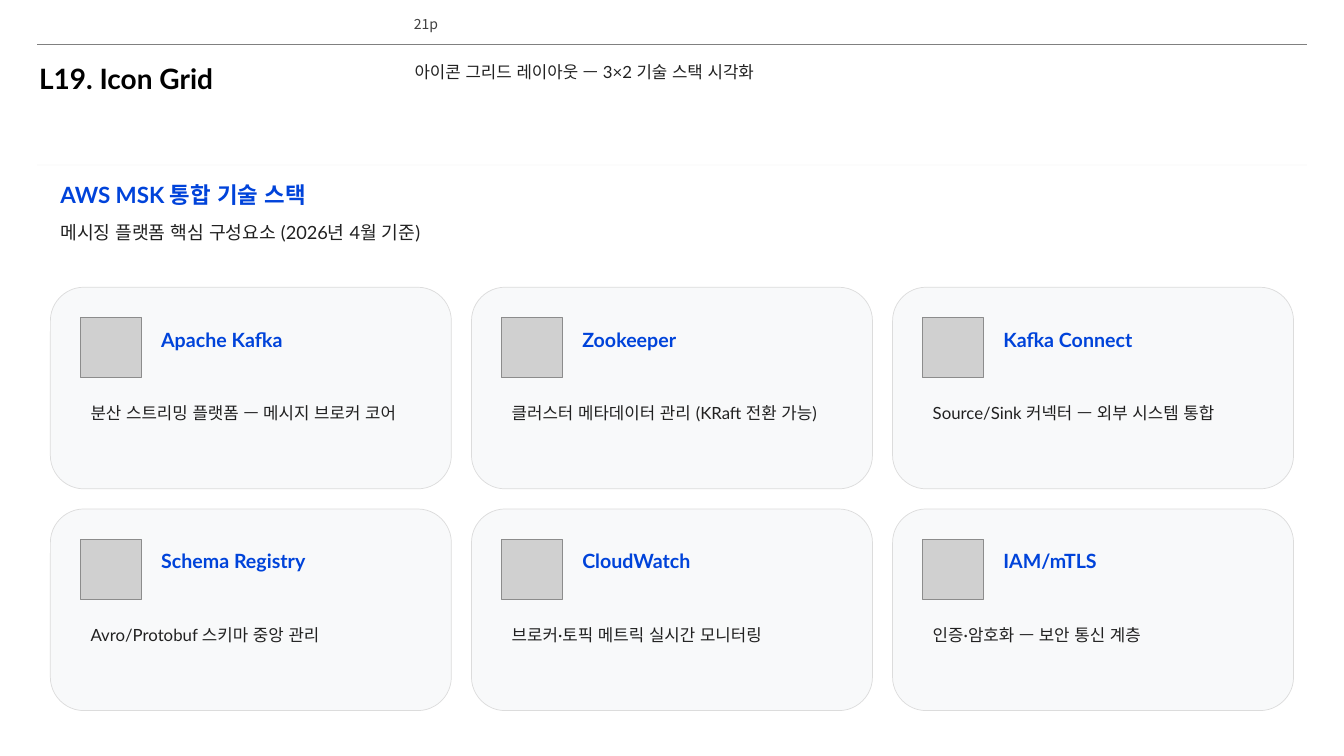
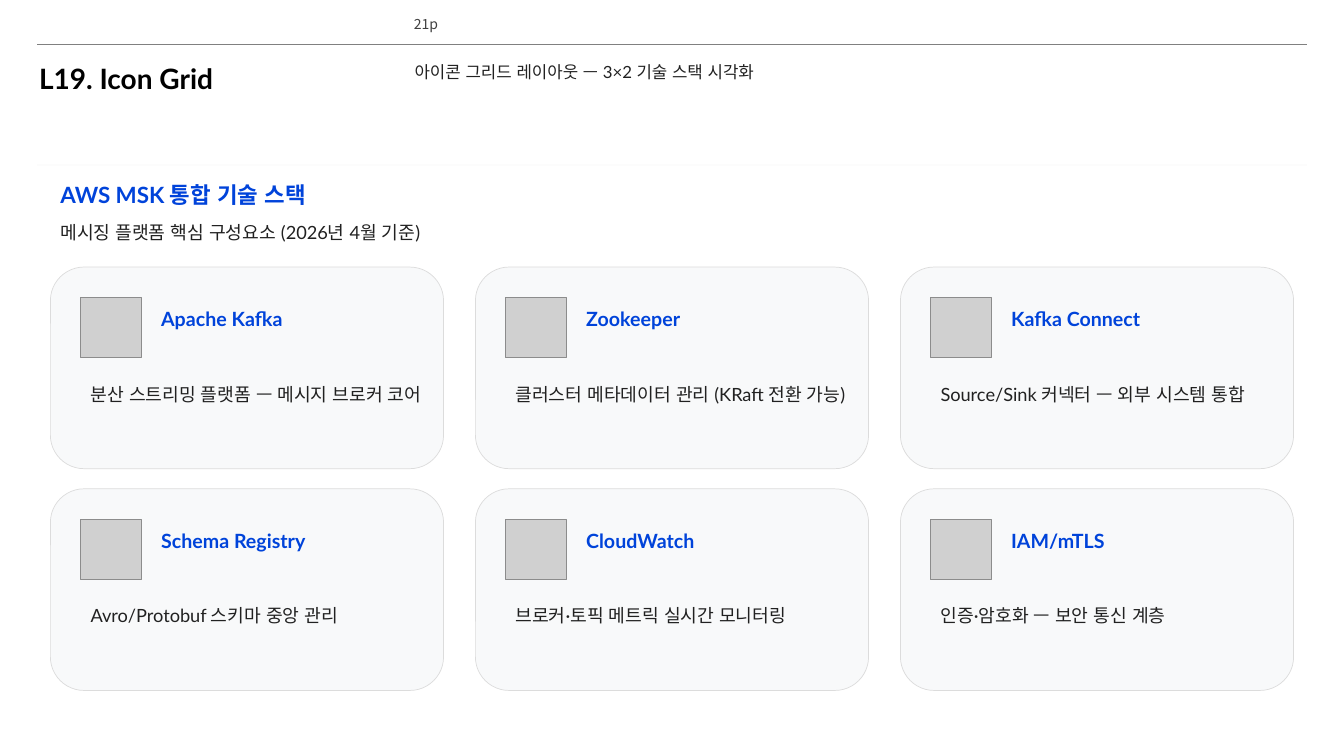
Before and after one commit to lhs6395-hslee/project-steer, a slide deck: slide 21 of results/pptx/AWS_MSK_Expert_Intro.pptx. Drawn at 1344x756 pixels with LibreOffice and Linux fonts; fonts in the diff are those of the drawing; grey boxes stand for pictures; background and template pictures are left out. Boxes give left, top, right and bottom in pixels: in the first picture for what was removed or moved away, otherwise in the second. Text is boxed around its words. In the diff, an @@ line names an element or a change of style, - is before the commit and + after.

```diff
--- a/results/pptx/AWS_MSK_Expert_Intro.pptx
+++ b/results/pptx/AWS_MSK_Expert_Intro.pptx
@@ rounded rectangle: place and size @@
-rounded rectangle at bbox=[50, 287, 452, 489]
+rounded rectangle at bbox=[50, 267, 444, 469]
@@ rounded rectangle: place and size @@
-rounded rectangle at bbox=[472, 287, 873, 489]
+rounded rectangle at bbox=[476, 267, 869, 469]
@@ rounded rectangle: place and size @@
-rounded rectangle at bbox=[893, 287, 1295, 489]
+rounded rectangle at bbox=[900, 267, 1294, 469]
@@ rounded rectangle: place and size @@
-rounded rectangle at bbox=[50, 509, 452, 711]
+rounded rectangle at bbox=[50, 489, 444, 691]
@@ rounded rectangle: place and size @@
-rounded rectangle at bbox=[472, 509, 873, 711]
+rounded rectangle at bbox=[476, 489, 869, 691]
@@ rounded rectangle: place and size @@
-rounded rectangle at bbox=[893, 509, 1295, 711]
+rounded rectangle at bbox=[900, 489, 1294, 691]
@@ 4 texts, 2 pictures: place and size @@
-4 texts, 2 pictures at bbox=[81, 318, 396, 643]
+4 texts, 2 pictures at bbox=[81, 297, 421, 624]
@@ 8 texts, 4 pictures: place and size @@
-8 texts, 4 pictures at bbox=[502, 318, 1214, 643]
+8 texts, 4 pictures at bbox=[506, 297, 1245, 624]
@@ size 12 to 13 pt in 6 elements at bbox=[91, 386, 421, 403], bbox=[91, 607, 338, 624], bbox=[516, 386, 845, 404], bbox=[516, 607, 786, 624], bbox=[941, 385, 1245, 403], bbox=[941, 607, 1165, 624] @@
```
Also in this commit, not shown: 18 other slides changed, 3 other files.
